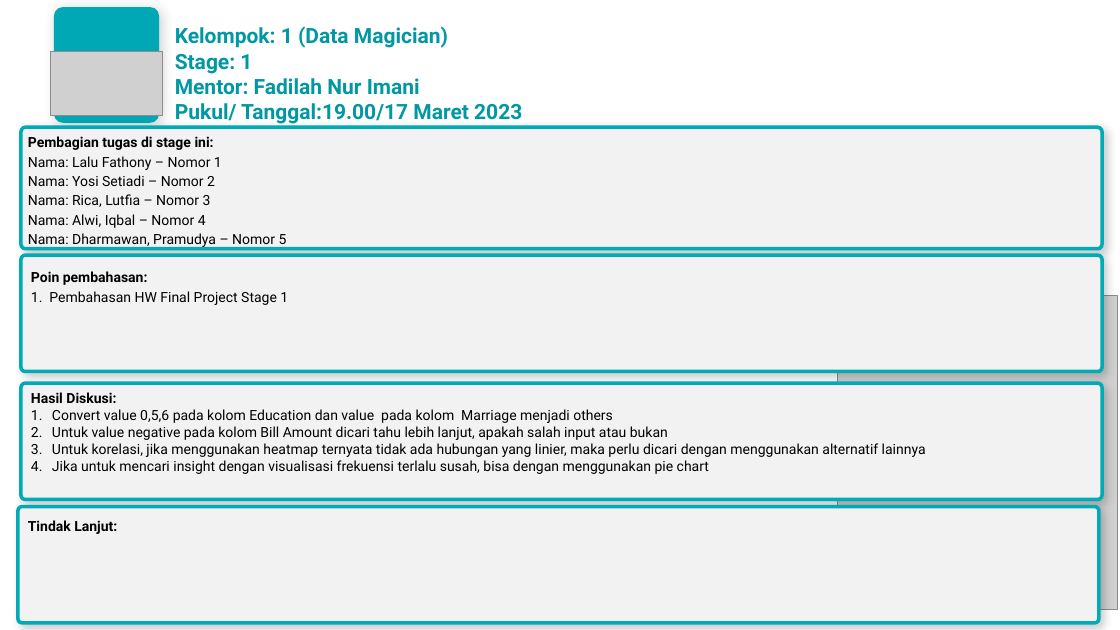
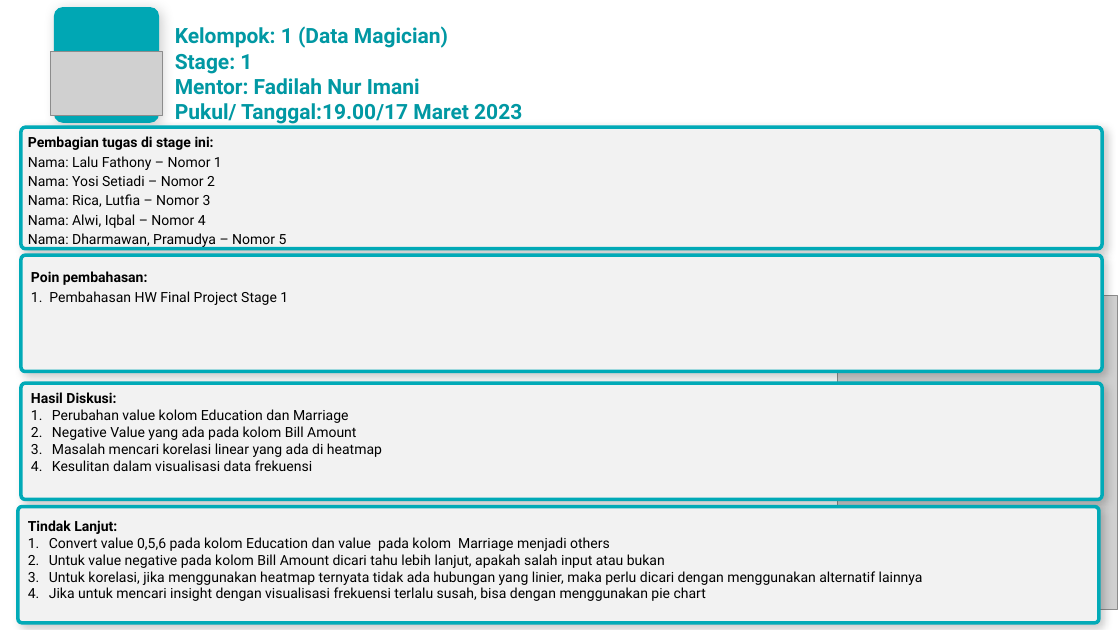
Before and after one commit to iqbalmudzakky/final_project, a slide deck: slide 1 of Stage 1 - Notulen Mentoring.pptx. Drawn at 1120x630 pixels with LibreOffice and Linux fonts; fonts in the diff are those of the drawing; grey boxes stand for pictures; background and template pictures are left out. Boxes give left, top, right and bottom in pixels: in the first picture for what was removed or moved away, otherwise in the second. Text is boxed around its words. In the diff, an @@ line names an element or a change of style, - is before the commit and + after.

Commit message:
tambahan

```diff
--- a/Stage 1 - Notulen Mentoring.pptx
+++ b/Stage 1 - Notulen Mentoring.pptx
@@ text at (x1=52, y1=409, x2=382, y2=471): text changed @@
-1. Convert value 0,5,6 pada kolom Education dan value pada kolom Marriage menjadi others
-2. Untuk value negative pada kolom Bill Amount dicari tahu lebih lanjut, apakah salah input atau bukan
-3. Untuk korelasi, jika menggunakan heatmap ternyata tidak ada hubungan yang linier, maka perlu dicari dengan menggunakan alternatif lainnya
-4. Jika untuk mencari insight dengan visualisasi frekuensi terlalu susah, bisa dengan menggunakan pie chart
+1. Perubahan value kolom Education dan Marriage
+2. Negative Value yang ada pada kolom Bill Amount
+3. Masalah mencari korelasi linear yang ada di heatmap
+4. Kesulitan dalam visualisasi data frekuensi
@@ text at (x1=49, y1=537, x2=923, y2=601): paragraphs added @@
+1. Convert value 0,5,6 pada kolom Education dan value pada kolom Marriage menjadi others
+2. Untuk value negative pada kolom Bill Amount dicari tahu lebih lanjut, apakah salah input atau bukan
+3. Untuk korelasi, jika menggunakan heatmap ternyata tidak ada hubungan yang linier, maka perlu dicari dengan menggunakan alternatif lainnya
+4. Jika untuk mencari insight dengan visualisasi frekuensi terlalu susah, bisa dengan menggunakan pie chart
```
